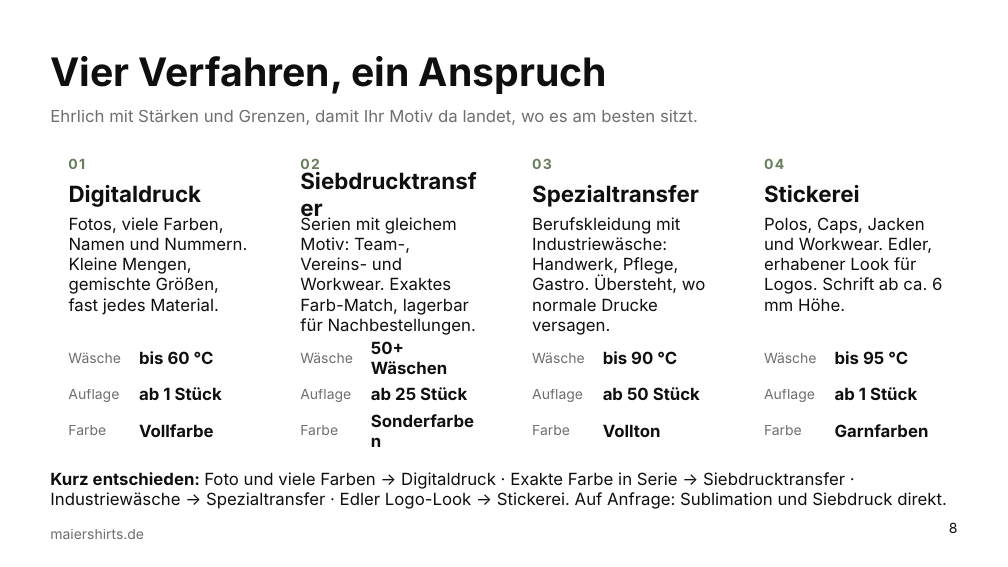
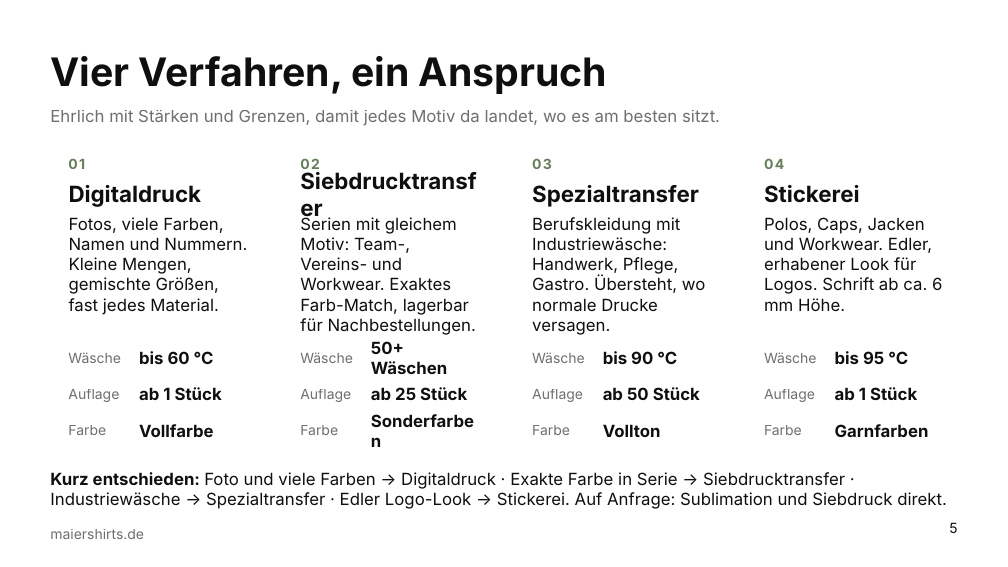
Before and after one commit to sm6161-eng/lexware-angebot-tool, a slide deck: slide 5 of presentation/dist/Maiershirts_Master.potx (slide 8 before the commit). Drawn at 1008x567 pixels with LibreOffice and Linux fonts; fonts in the diff are those of the drawing; background and template pictures are left out. Boxes give left, top, right and bottom in pixels: in the first picture for what was removed or moved away, otherwise in the second. Text is boxed around its words. In the diff, an @@ line names an element or a change of style, - is before the commit and + after.

```diff
--- a/presentation/dist/Maiershirts_Master.potx
+++ b/presentation/dist/Maiershirts_Master.potx
@@ text at [50,110,720,126]: text changed @@
-Ehrlich mit Stärken und Grenzen, damit Ihr Motiv da landet, wo es am besten sitzt.
+Ehrlich mit Stärken und Grenzen, damit jedes Motiv da landet, wo es am besten sitzt.
@@ page number at [949,522,957,533]: text changed @@
-8
+5
```
Also in this commit, not shown: 11 other slides changed, 4 slides added, 11 slides removed, 8 other files.
